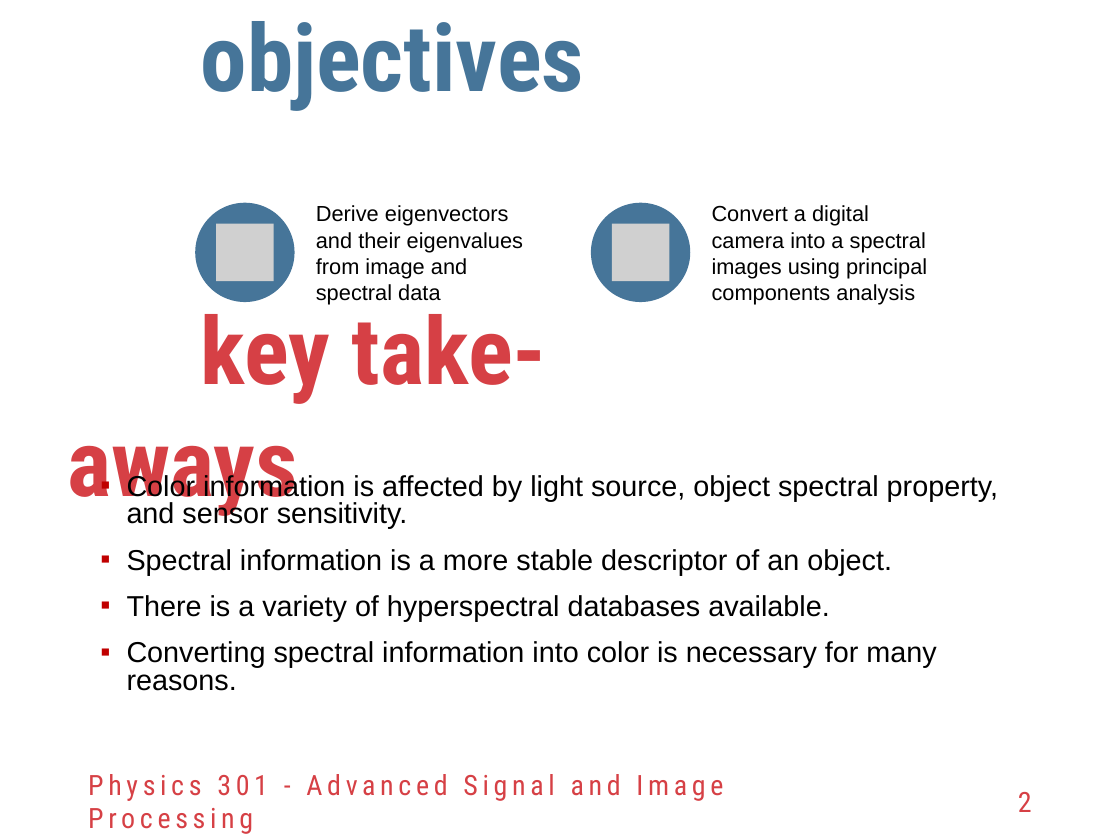
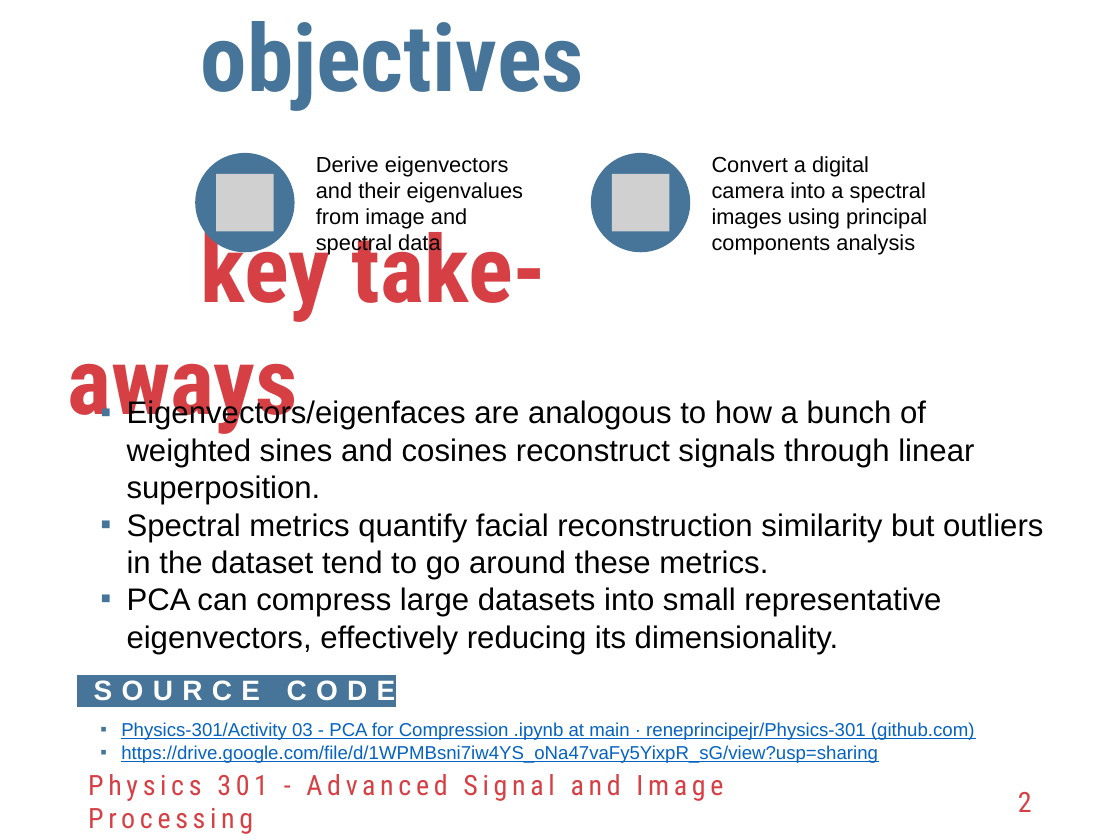
Before and after one commit to reneprincipejr/Physics-301, a slide deck: slide 2 of 03 PCA for Compression/Activity 3 - PCA for Compression.pptx. Drawn at 1120x840 pixels with LibreOffice and Linux fonts; fonts in the diff are those of the drawing; grey boxes stand for pictures; background and template pictures are left out. Boxes give left, top, right and bottom in pixels: in the first picture for what was removed or moved away, otherwise in the second. Text is boxed around its words. In the diff, an @@ line names an element or a change of style, - is before the commit and + after.

```diff
--- a/03 PCA for Compression/Activity 3 - PCA for Compression.pptx
+++ b/03 PCA for Compression/Activity 3 - PCA for Compression.pptx
@@ picture added at <box>216,174,273,231</box> @@
@@ 2 texts, 2 ellipses, 1 picture: place and size @@
-2 texts, 2 ellipses, 1 picture at <box>195,203,927,305</box>
+2 texts, 2 ellipses, 1 picture at <box>195,153,927,255</box>
@@ text "key take-aways": place and size @@
-text "key take-aways" at <box>67,299,547,518</box>
+text "key take-aways" at <box>67,216,547,434</box>
@@ picture removed at <box>216,224,273,281</box> @@
@@ text added at <box>127,399,1043,654</box>, 20 pt, text #000000 @@
+▪ Eigenvectors/eigenfaces are analogous to how a bunch of weighted sines and cosines reconstruct signals through linear superposition.
+▪ Spectral metrics quantify facial reconstruction similarity but outliers in the dataset tend to go around these metrics.
+▪ PCA can compress large datasets into small representative eigenvectors, effectively reducing its dimensionality.
@@ text removed at <box>127,473,998,691</box> @@
-▪ Color information is affected by light source, object spectral property, and sensor sensitivity.
-▪ Spectral information is a more stable descriptor of an object.
-▪ There is a variety of hyperspectral databases available.
-▪ Converting spectral information into color is necessary for many reasons.
@@ text added at <box>94,680,396,701</box>, 18 pt, text #FFFFFF, bold @@
+SOURCE CODE
@@ text added at <box>121,722,975,763</box>, 12 pt, text #0563C1, underline @@
+▪ Physics-301/Activity 03 - PCA for Compression .ipynb at main · reneprincipejr/Physics-301 (github.com)
+▪ https://drive.google.com/file/d/1WPMBsni7iw4YS_oNa47vaFy5YixpR_sG/view?usp=sharing
```
Also in this commit, not shown: 5 other slides changed, 1 slide added, 2 slides removed, 7 other files.
